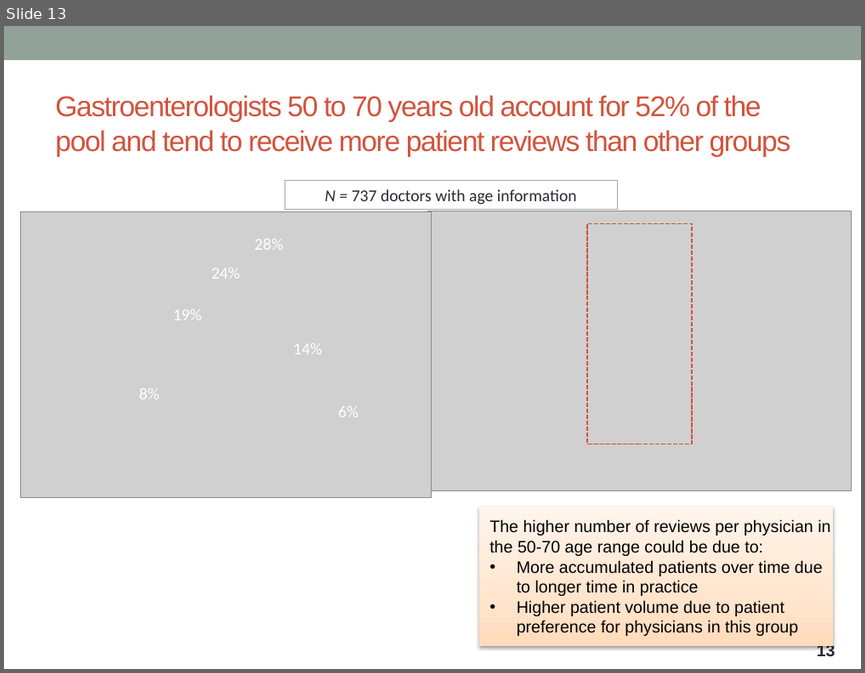
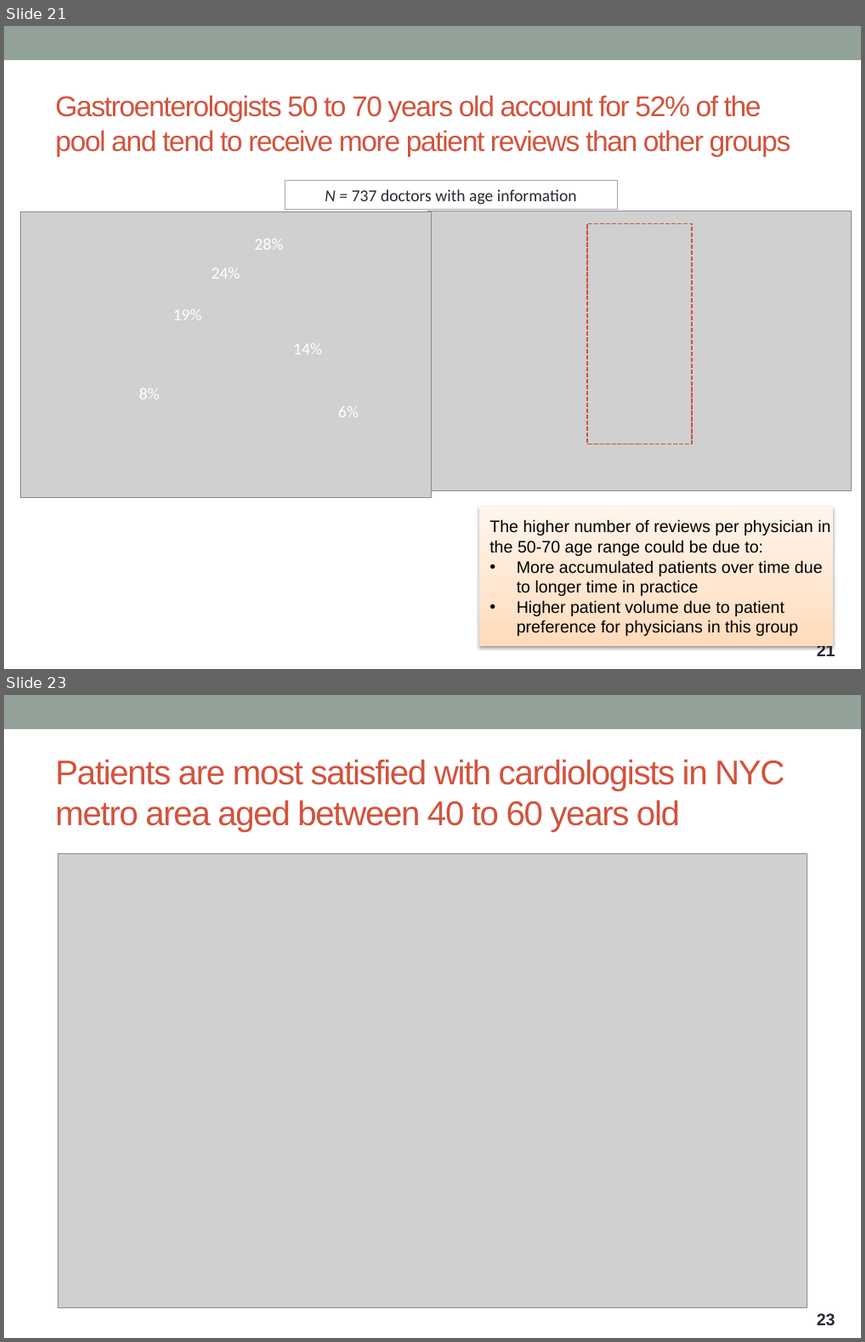
Before and after one commit to ntdsyq/webscraping_healthgrades, a slide deck: 2019-01-28 Webscraping project presentation (healthgrades physician reviews).pptx. Shown one above the other, each under a label of ours: slide 13 before the commit, slides 21 and 23 after it; the slides between them are not shown. The pictures are 865x673 and 865x1342 pixels, drawn with LibreOffice and Linux fonts; fonts in the diff are those of the drawing; grey boxes stand for pictures. Boxes give left, top, right and bottom in pixels: in the first picture for what was removed or moved away, otherwise in the second. Text is boxed around its words. In the diff, an @@ line names an element or a change of style, - is before the commit and + after.

Commit message:
modified scrapy scripts to obtain cardiologist data, re-ran analysis for cardiologists

```diff
--- a/2019-01-28 Webscraping project presentation (healthgrades physician reviews).pptx
+++ b/2019-01-28 Webscraping project presentation (healthgrades physician reviews).pptx
@@ slide 23 added at (4,695,861,1338), background #FFFFFF; not listed: 2 template elements that a slide beside it also shows @@
@@ title added at (55,759,784,832), 28.8 pt, text #D2533C @@
+Patients are most satisfied with cardiologists in NYC metro area aged between 40 to 60 years old
@@ picture added at (58,853,806,1307) @@
@@ what was slide 13 is now slide 21 @@
@@ page number at (817,643,835,656): text changed @@
-13
+21
```
Also in this commit, not shown: 4 slides changed, 3 other slides added, 9 other files.
